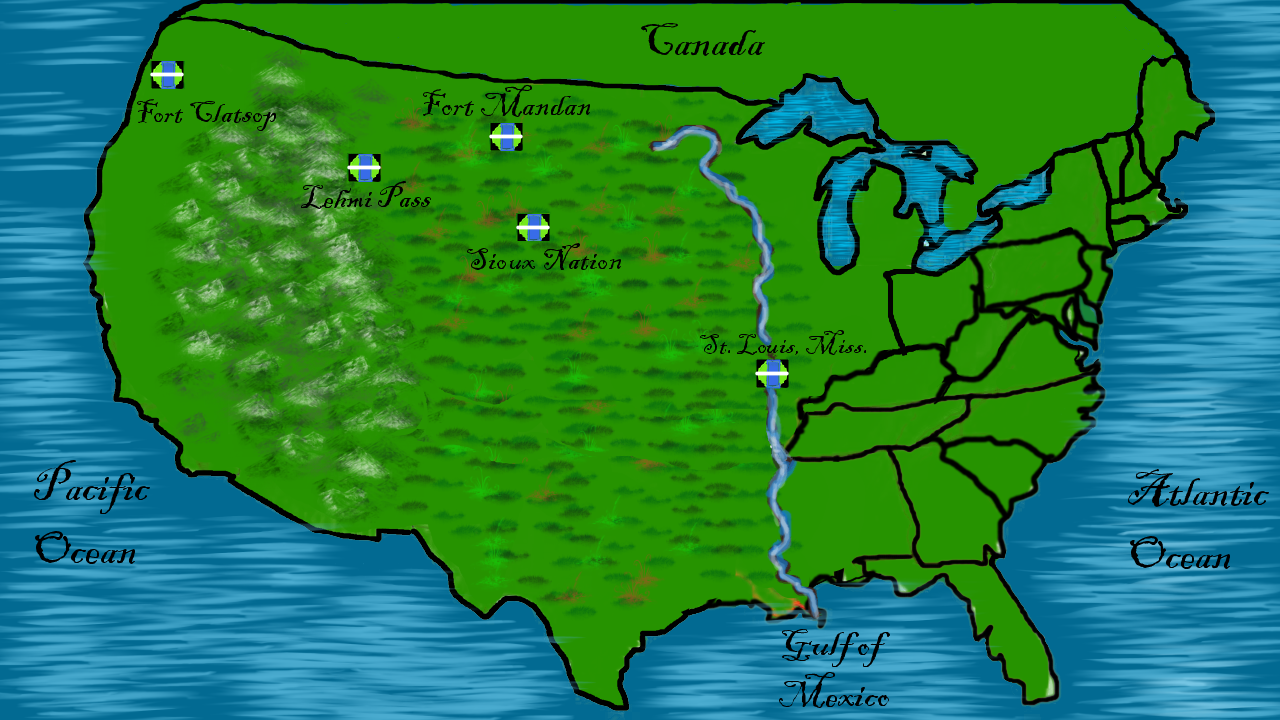
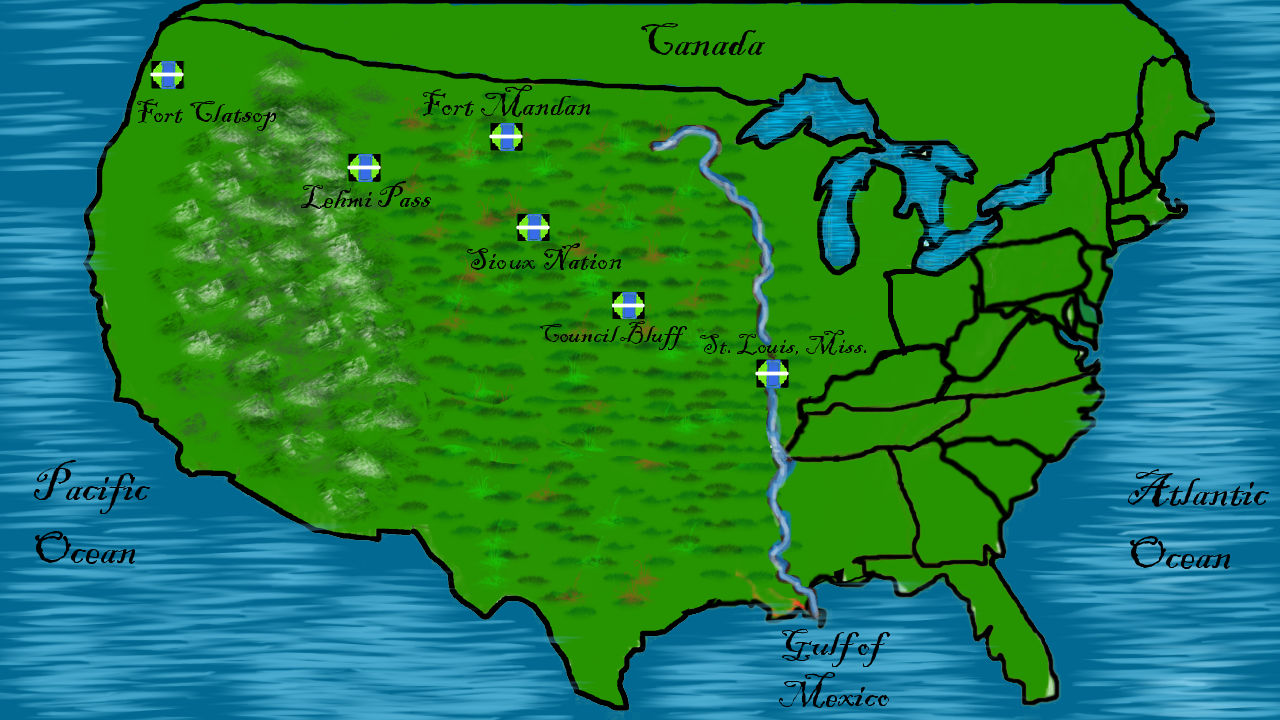
Revision of a layered w=1280, h=720 image; what changed, layer by layer:
renamed "Layer 10(pasted)" to "Layer 7(pasted)", painted on it over [540, 291, 687, 350]
painted on "Layer 1" over [540, 291, 687, 350]
